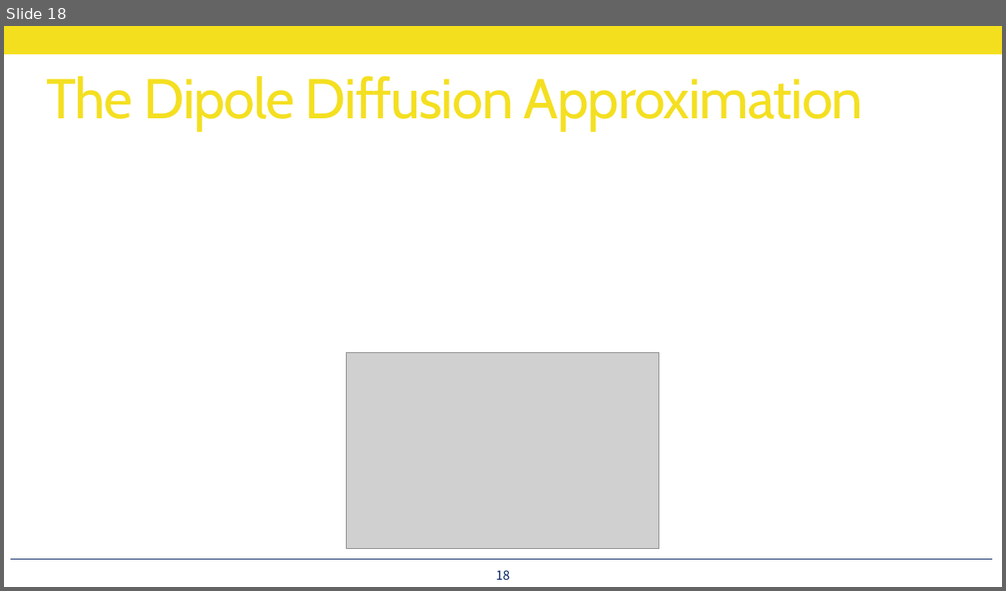
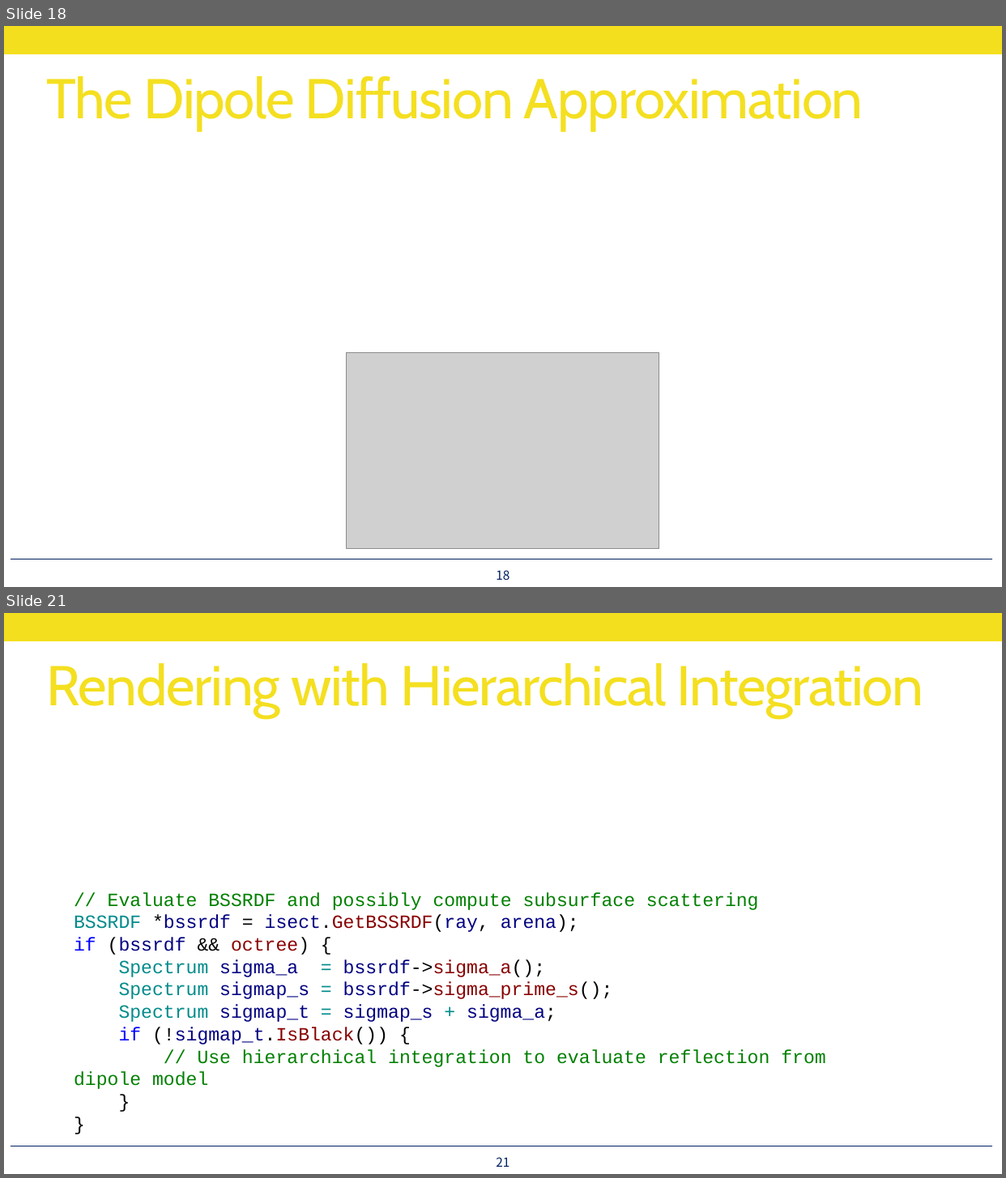
Before and after one commit to utilForever/PBRStudy, a slide deck: Physically Based Rendering - Chapter 16, Part 3.pptx. Shown one above the other, each under a label of ours: slide 18 before the commit, slides 18 and 21 after it; the slides between them are not shown. The pictures are 1006x591 and 1006x1178 pixels, drawn with LibreOffice and Linux fonts; fonts in the diff are those of the drawing; grey boxes stand for pictures. Boxes give left, top, right and bottom in pixels: in the first picture for what was removed or moved away, otherwise in the second. Text is boxed around its words. In the diff, an @@ line names an element or a change of style, - is before the commit and + after.

```diff
--- a/Physically Based Rendering - Chapter 16, Part 3.pptx
+++ b/Physically Based Rendering - Chapter 16, Part 3.pptx
@@ slide 21 added at bbox=[4, 613, 1002, 1174], background #FFFFFF; not listed: 2 template elements that a slide beside it also shows @@
@@ title added at bbox=[46, 663, 924, 718], 54 pt, text #F4DF1E @@
+Rendering with Hierarchical Integration
@@ text added at bbox=[74, 892, 825, 1089], 18 pt, text #008000 @@
+// Evaluate BSSRDF and possibly compute subsurface scattering
+BSSRDF *bssrdf = isect.GetBSSRDF(ray, arena);
+if (bssrdf && octree) {
+Spectrum sigma_a = bssrdf->sigma_a();
+Spectrum sigmap_s = bssrdf->sigma_prime_s();
+Spectrum sigmap_t = sigmap_s + sigma_a;
+if (!sigmap_t.IsBlack()) {
+// Use hierarchical integration to evaluate reflection from dipole model
+}
+}
@@ page number added at bbox=[496, 1157, 509, 1167], 12 pt, text #002060 @@
+21
```
Also in this commit, not shown: 2 slides changed, 19 other slides added.
